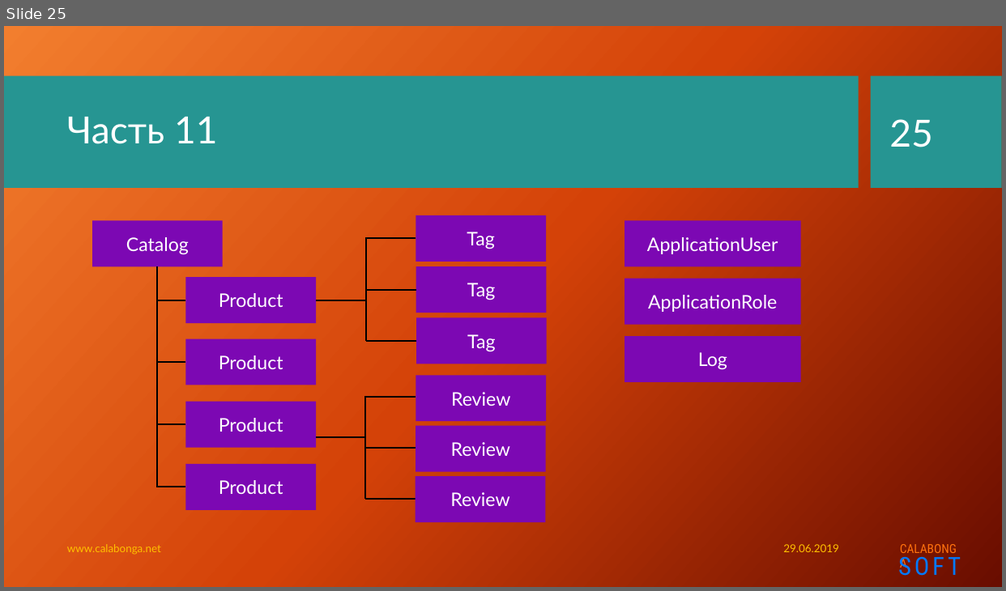
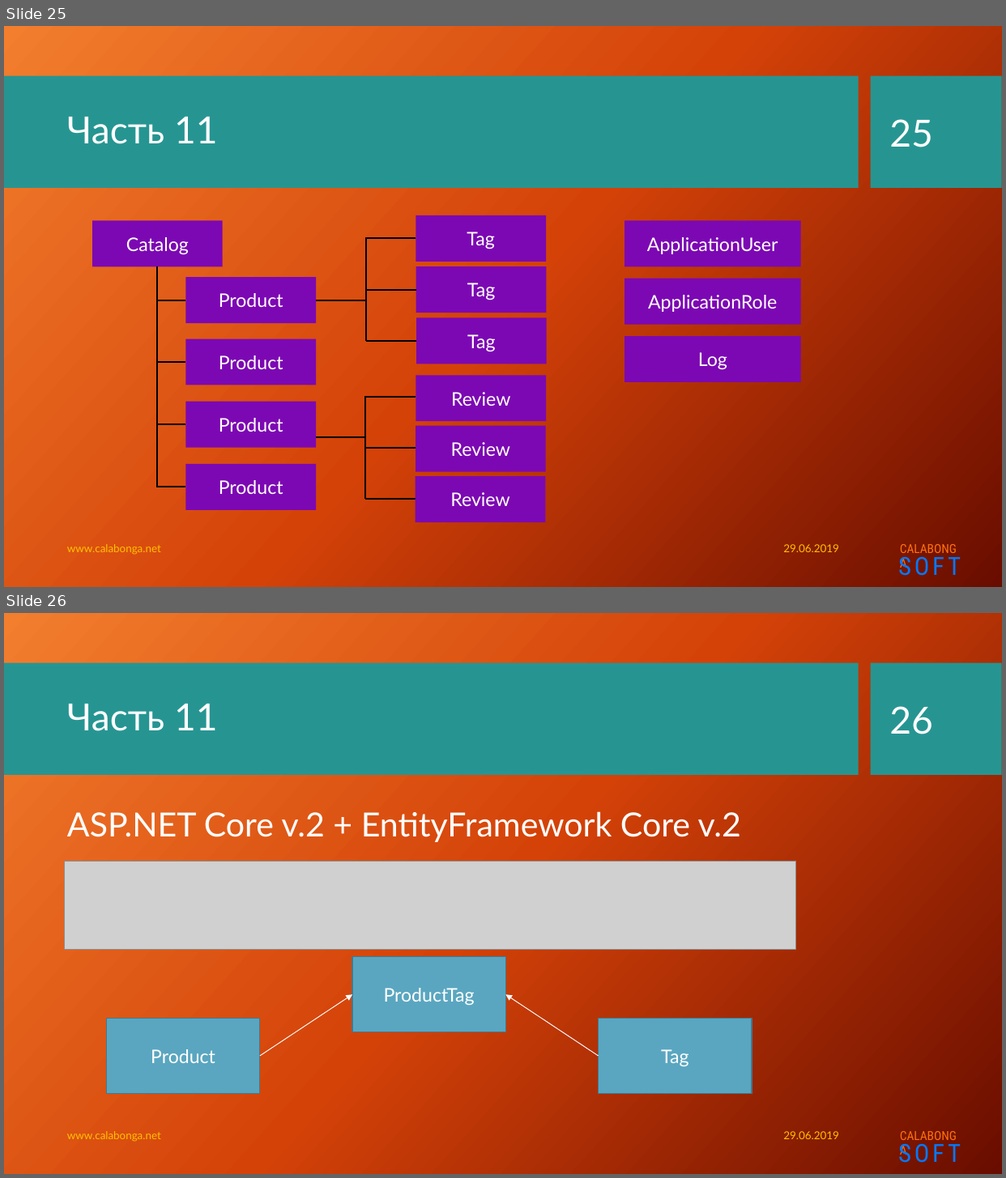
Before and after one commit to Calabonga/Calabonga.Catalog, a slide deck: Presentation/Calabonga.Catalog.pptx. Shown one above the other, each under a label of ours: slide 25 before the commit, slides 25 and 26 after it. The pictures are 1006x591 and 1006x1178 pixels, drawn with LibreOffice and Linux fonts; fonts in the diff are those of the drawing; grey boxes stand for pictures; background and template pictures are left out. Boxes give left, top, right and bottom in pixels: in the first picture for what was removed or moved away, otherwise in the second. Text is boxed around its words. In the diff, an @@ line names an element or a change of style, - is before the commit and + after.

Commit message:
Product Tag linked entity added

```diff
--- a/Presentation/Calabonga.Catalog.pptx
+++ b/Presentation/Calabonga.Catalog.pptx
@@ slide 26 added at <box>4,613,1002,1174</box>, background picture (left out); not listed: 4 template elements that a slide beside it also shows @@
@@ title added at <box>67,704,218,731</box>, 36 pt, text #FFFFFF @@
+Часть 11
@@ page number added at <box>889,706,933,735</box>, 36 pt, text #FFFFFF @@
+26
@@ text added at <box>67,811,741,842</box>, 32 pt, text #FFFFFF @@
+ASP.NET Core v.2 + EntityFramework Core v.2
@@ picture added at <box>65,862,796,949</box> @@
@@ rectangle added at <box>352,957,505,1033</box>, fill #5AA6C0, outline #437B8E 1 pt, 18 pt, text #FFFFFF @@
+ProductTag
@@ arrow added from (260, 1056) to (352, 995), #FFFFFF 0.75 pt @@
@@ arrow added from (599, 1056) to (505, 995), #FFFFFF 0.75 pt @@
@@ rectangle added at <box>107,1019,260,1093</box>, fill #5AA6C0, outline #437B8E 1 pt, 18 pt, text #FFFFFF @@
+Product
@@ rectangle added at <box>599,1019,752,1093</box>, fill #5AA6C0, outline #437B8E 1 pt, 18 pt, text #FFFFFF @@
+Tag
@@ text added at <box>67,1131,161,1142</box>, 10.5 pt, text #FFC000 @@
+www.calabonga.net
@@ text added at <box>783,1131,838,1139</box>, 10.5 pt, text #FFC000 @@
+29.06.2019
```
Also in this commit, not shown: 6 other files.
